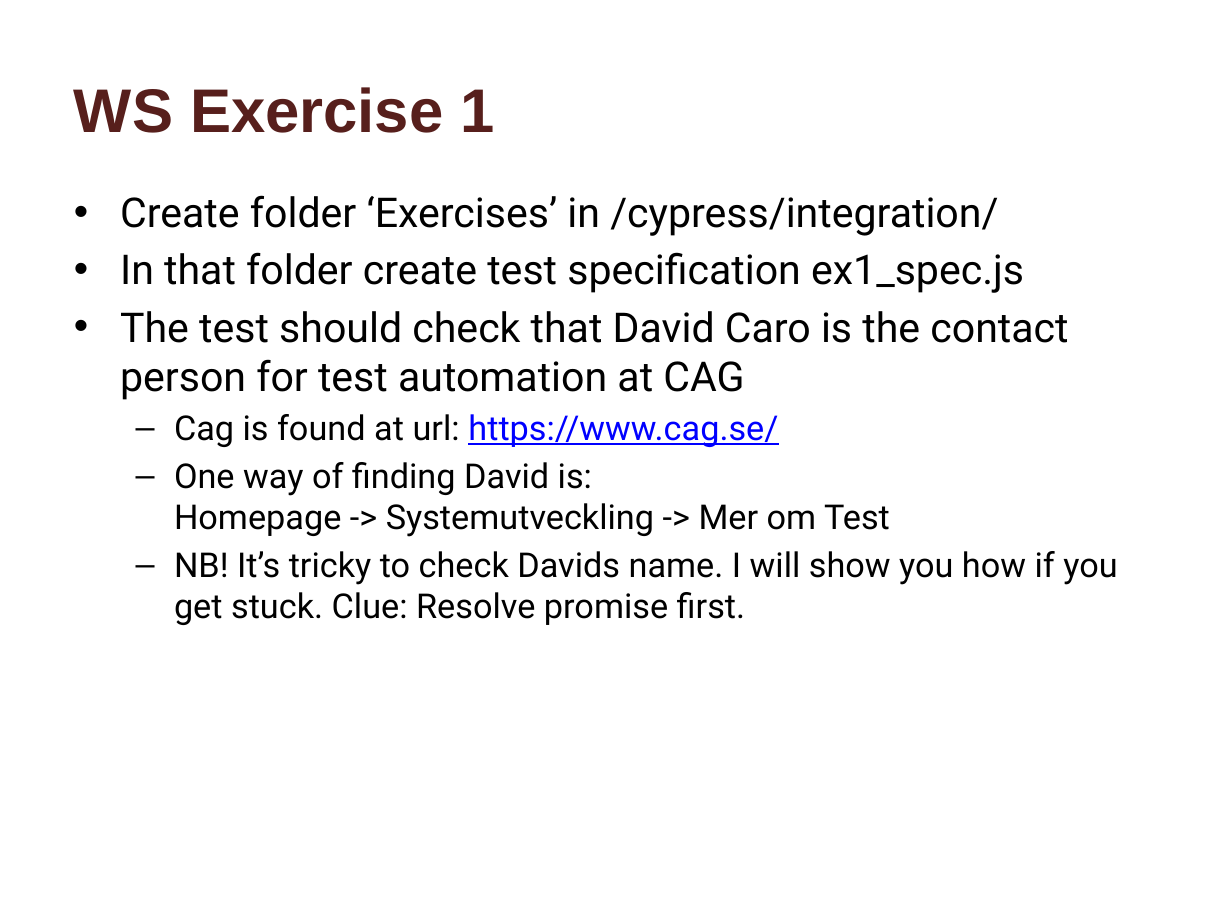
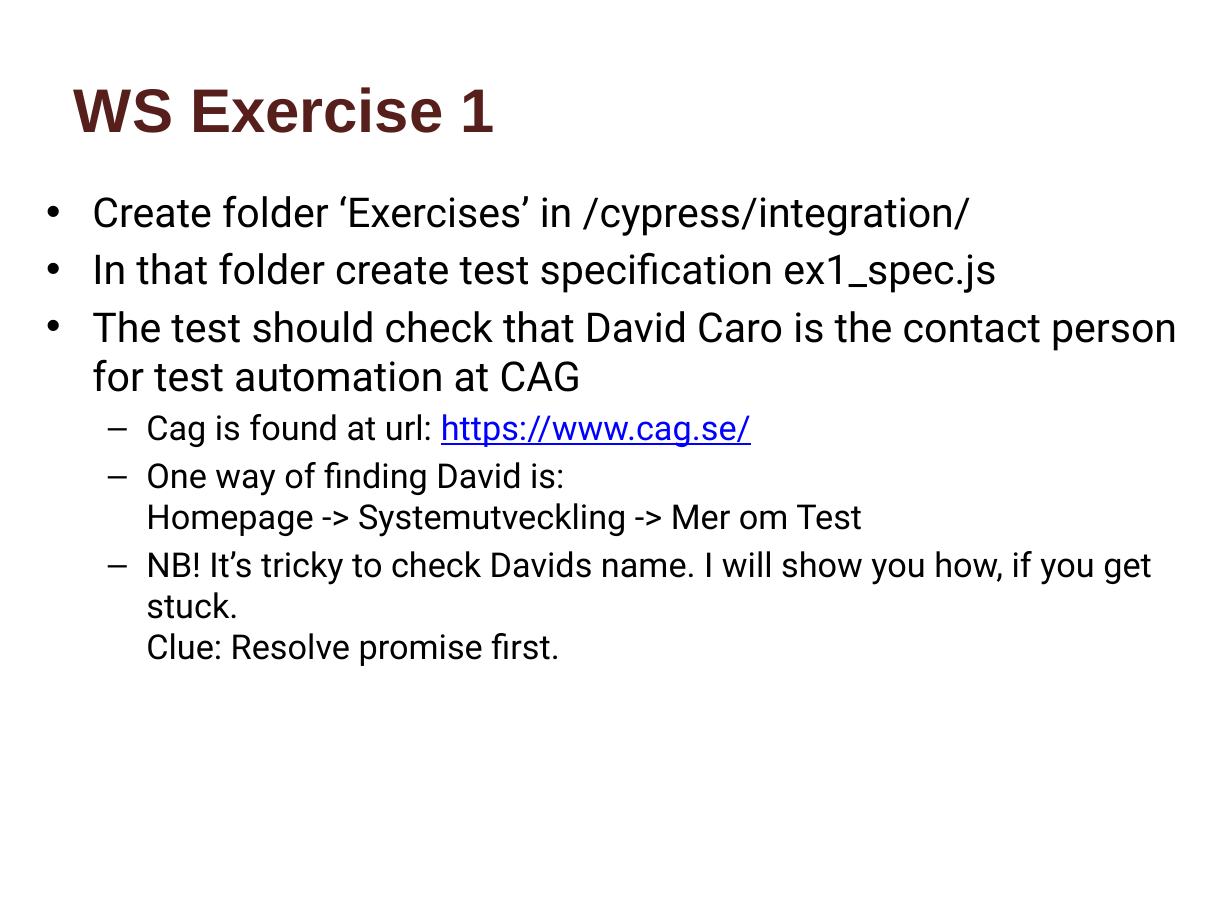
Before and after one commit to andekd/CypressWS, a slide deck: slide 9 of workshop/CypressWS.pptx. Drawn at 1232x924 pixels with LibreOffice and Linux fonts; fonts in the diff are those of the drawing; background and template pictures are left out. Boxes give left, top, right and bottom in pixels: in the first picture for what was removed or moved away, otherwise in the second. Text is boxed around its words. In the diff, an @@ line names an element or a change of style, - is before the commit and + after.

```diff
--- a/workshop/CypressWS.pptx
+++ b/workshop/CypressWS.pptx
@@ text "Create folder ‘Exercises’ in /cypress/integration/": place and size @@
-text "Create folder ‘Exercises’ in /cypress/integration/" at box(120, 195, 1117, 625)
+text "Create folder ‘Exercises’ in /cypress/integration/" at box(92, 195, 1177, 666)
@@ text at box(146, 551, 1152, 666): text changed @@
-  – NB! It’s tricky to check Davids name. I will show you how if you get stuck. Clue: Resolve promise first.
+  – NB! It’s tricky to check Davids name. I will show you how, if you get stuck.
+    Clue: Resolve promise first.
```
Also in this commit, not shown: 1 other slide changed, 3 slides added.
